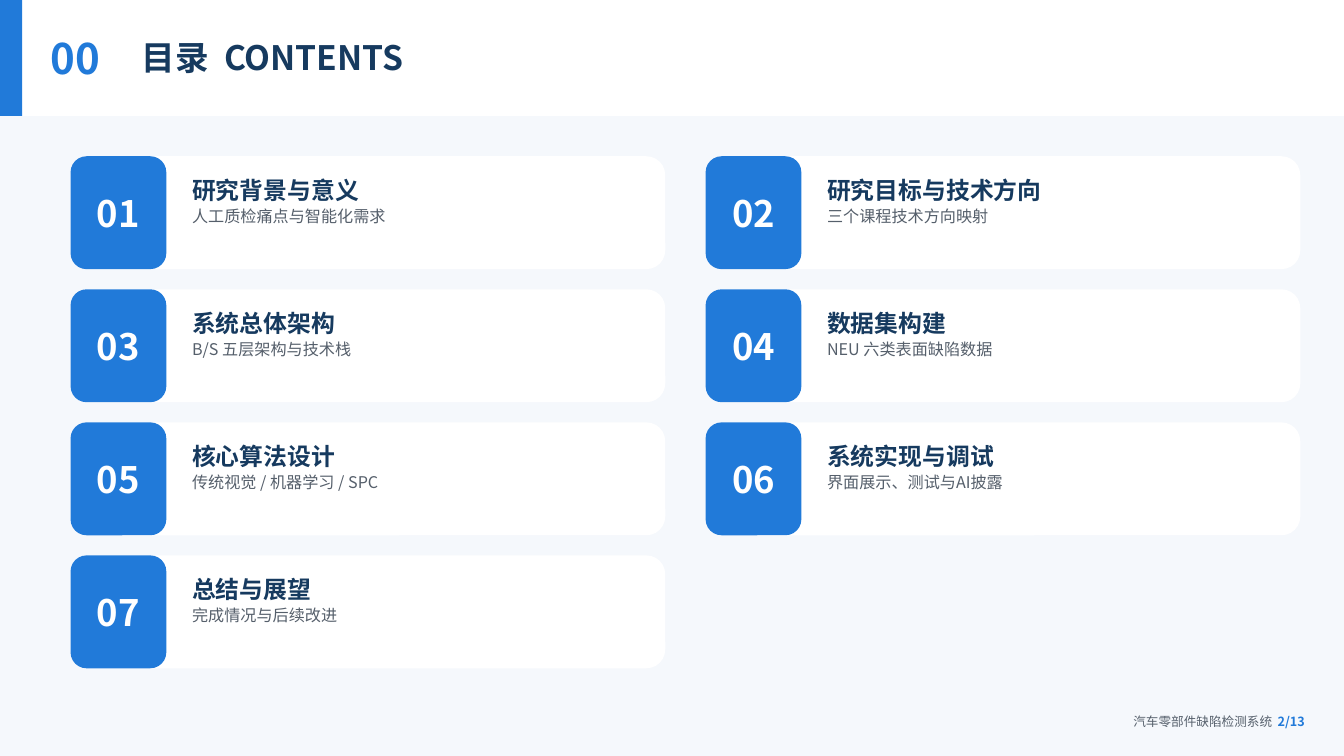
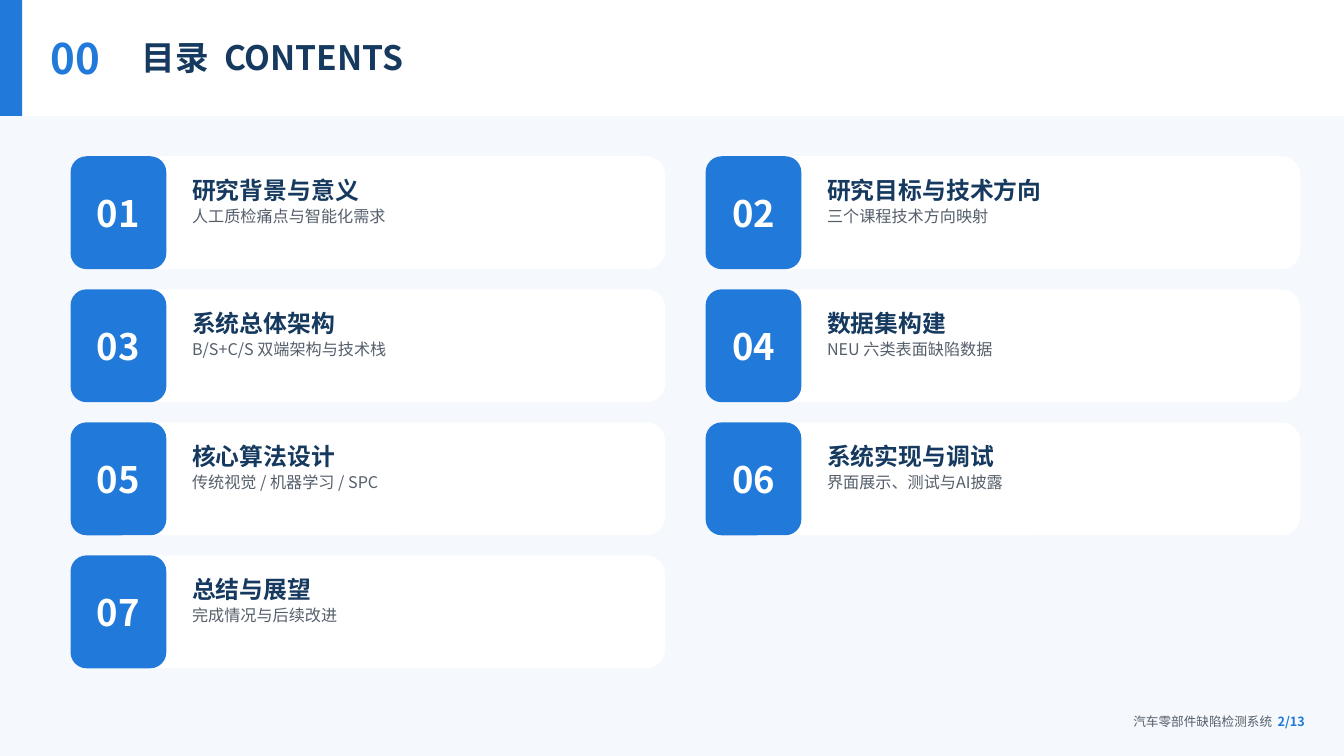
Before and after one commit to zyy1126jy/parts-defect-inspection-system., a slide deck: slide 2 of 答辩PPT.pptx. Drawn at 1344x756 pixels with LibreOffice and Linux fonts; fonts in the diff are those of the drawing. Boxes give left, top, right and bottom in pixels: in the first picture for what was removed or moved away, otherwise in the second. Text is boxed around its words. In the diff, an @@ line names an element or a change of style, - is before the commit and + after.

Commit message:
fix: 修复答辩PPT打不开问题，内容更新为B/S+C/S双客户端并附PDF
- 移除 python-pptx 默认模板自带的 printerSettings 打印设置部件及其关系/内容类型
  声明，消除精简版 Office/WPS 打开时提示“需要修复/无法打开”的兼容性隐患，
  净化后包内零悬空关系、全部 XML 可解析
- 内容同步系统现状：封面、目录、技术方向映射、总体架构、系统实现、总结各页
  统一由“B/S 架构”更新为“B/S 浏览器 + C/S tkinter 桌面”双客户端，接口补 /api/health
- 新增 答辩PPT.pdf（PowerPoint 实测导出，作为任意设备都能打开的答辩兜底版）
- 已用本机 PowerPoint 16 实测可正常打开并成功导出 PDF，python-pptx 校验 13 页

```diff
--- a/答辩PPT.pptx
+++ b/答辩PPT.pptx
@@ text at (192,341,386,358): text changed @@
-B/S 五层架构与技术栈
+B/S+C/S 双端架构与技术栈
```
Also in this commit, not shown: 5 other slides changed, 1 other file.
